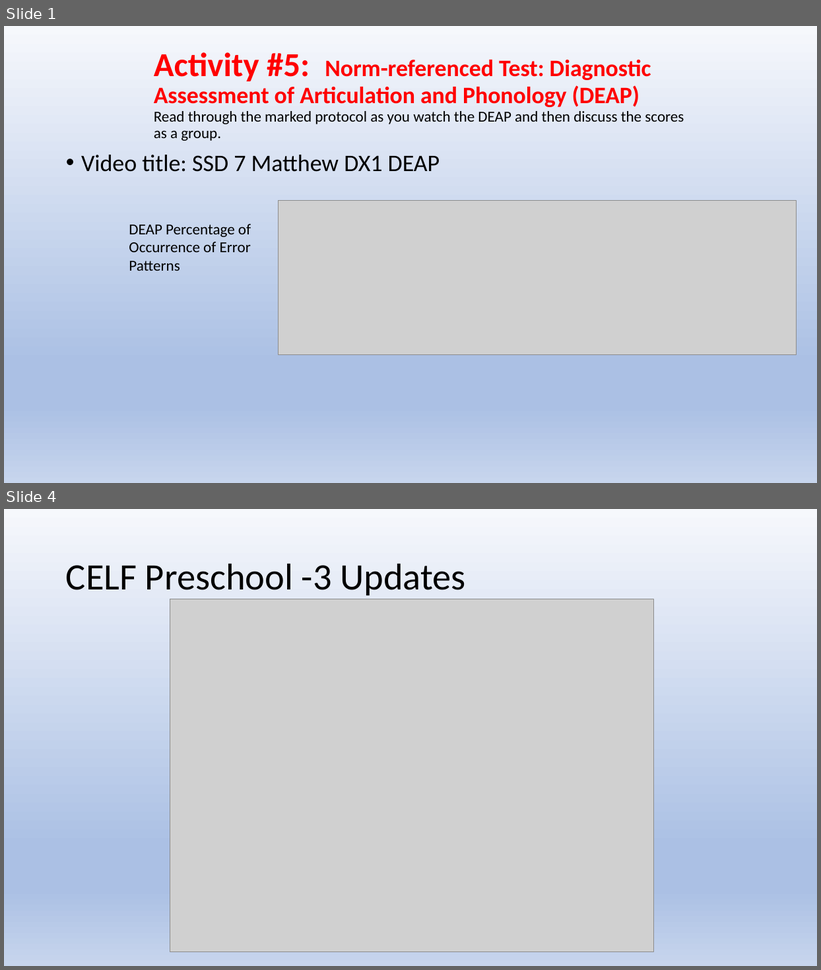
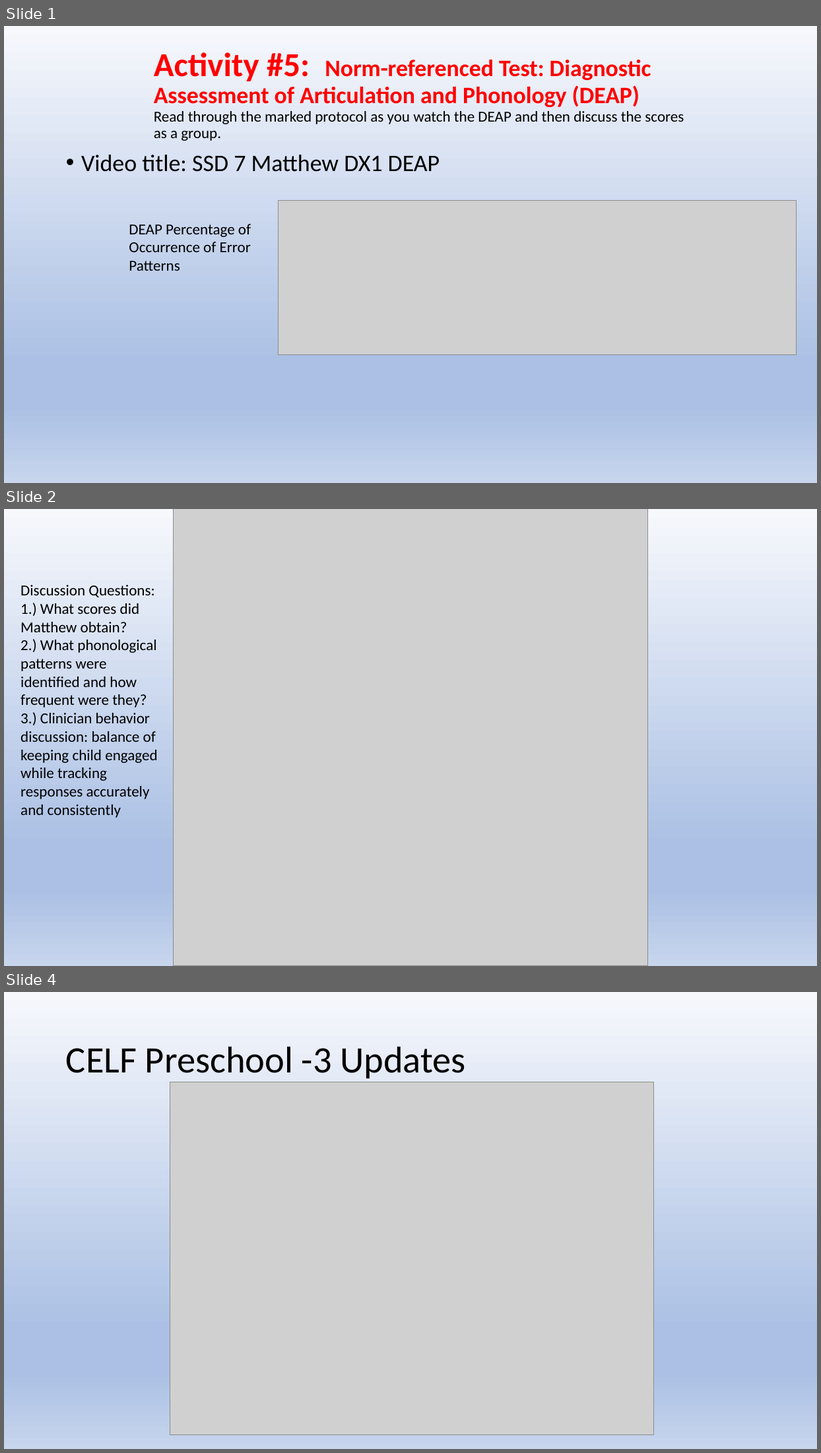
Before and after one commit to Jim-Wright90/cds431_sp22, a slide deck: slides/cds431_week3_1.pptx. Shown one above the other, each under a label of ours: slides 1 and 4 before the commit, slides 1, 2 and 4 after it; the slides between them are not shown. The pictures are 821x970 and 821x1453 pixels, drawn with LibreOffice and Linux fonts; fonts in the diff are those of the drawing; grey boxes stand for pictures. Boxes give left, top, right and bottom in pixels: in the first picture for what was removed or moved away, otherwise in the second. Text is boxed around its words. In the diff, an @@ line names an element or a change of style, - is before the commit and + after.

```diff
--- a/slides/cds431_week3_1.pptx
+++ b/slides/cds431_week3_1.pptx
@@ slide 2 added at <box>4,509,817,966</box>, background gradient #F6F8FC to #ABC0E4 to #C7D5ED @@
@@ picture added at <box>174,509,648,966</box> @@
@@ text added at <box>20,585,157,818</box>, 18 pt, text #000000 @@
+Discussion Questions:
+1.) What scores did Matthew obtain?
+2.) What phonological patterns were identified and how frequent were they?
+3.) Clinician behavior discussion: balance of keeping child engaged while tracking responses accurately and consistently
```
Also in this commit, not shown: 5 slides changed, 1 slide removed, 5 other files.
